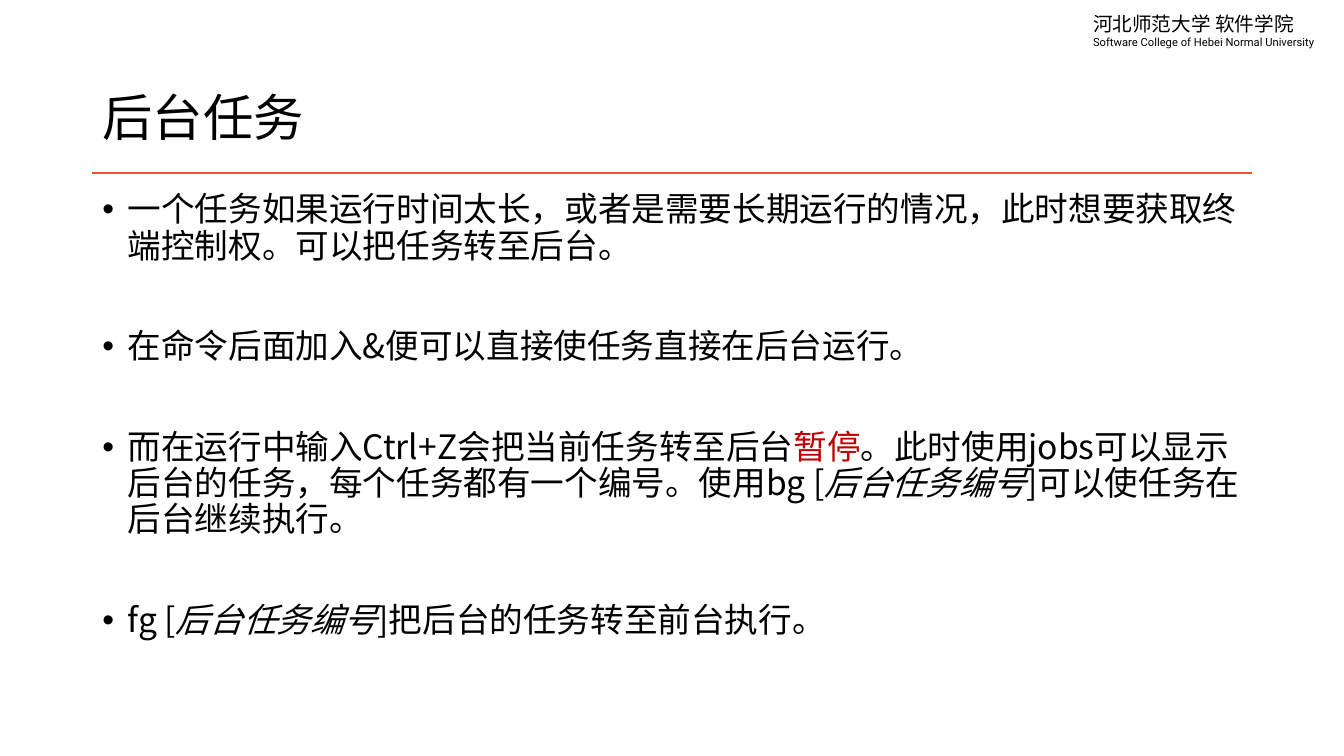
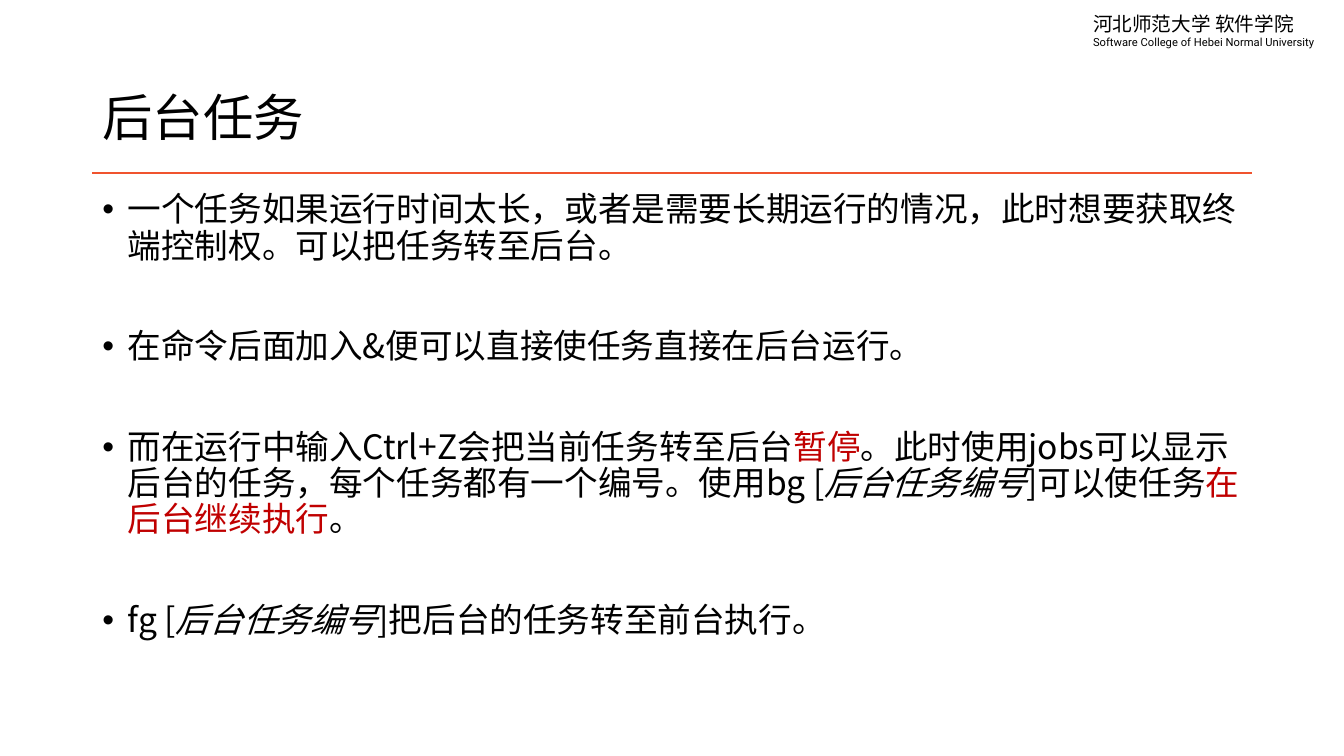
Before and after one commit to edu2act/course-linux-system, a slide deck: slide 8 of materials/slides/ch09-process-managment.pptx. Drawn at 1344x756 pixels with LibreOffice and Linux fonts; fonts in the diff are those of the drawing. Boxes give left, top, right and bottom in pixels: in the first picture for what was removed or moved away, otherwise in the second. Text is boxed around its words. In the diff, an @@ line names an element or a change of style, - is before the commit and + after.

```diff
--- a/materials/slides/ch09-process-managment.pptx
+++ b/materials/slides/ch09-process-managment.pptx
@@ text at <box>128,430,1239,534</box>: text colour #000000 to #C00000 in "[后台任务编号]可以使任务在后台继续执行。" @@
```
Also in this commit, not shown: 2 other slides changed, 3 other files.
